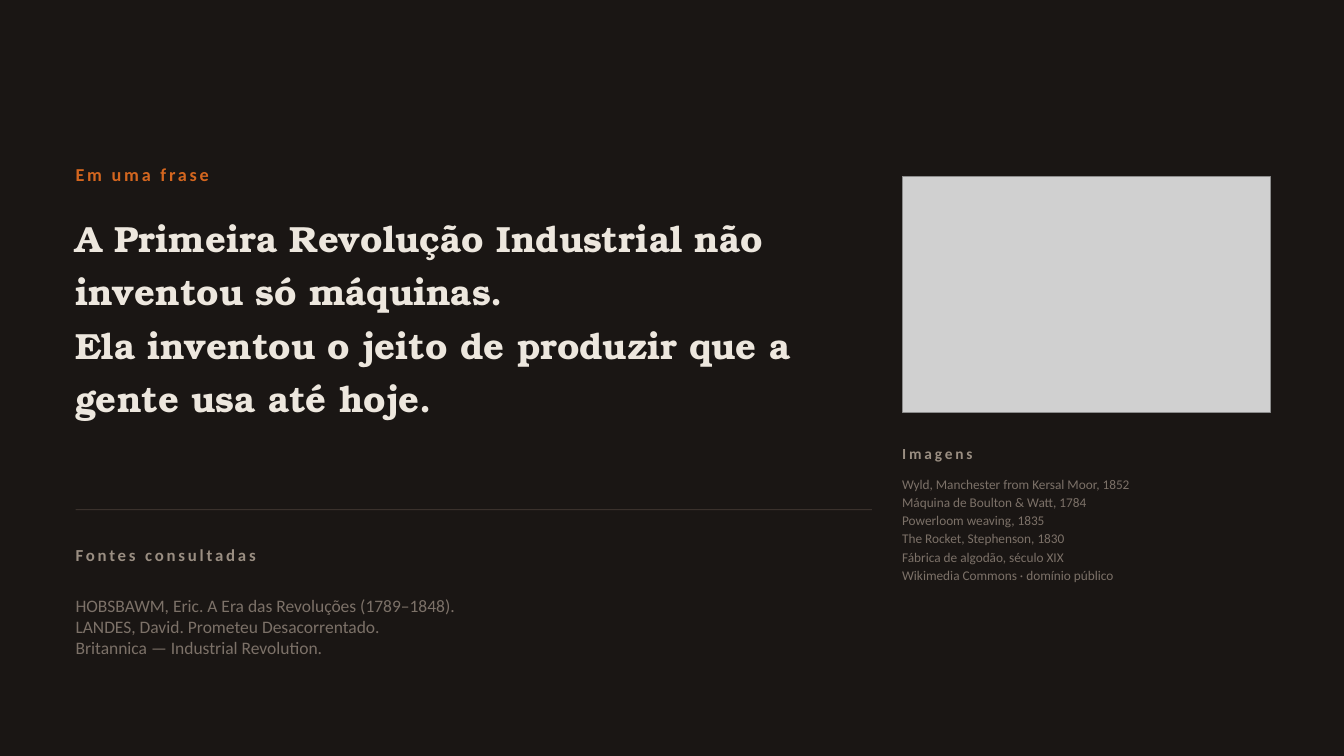
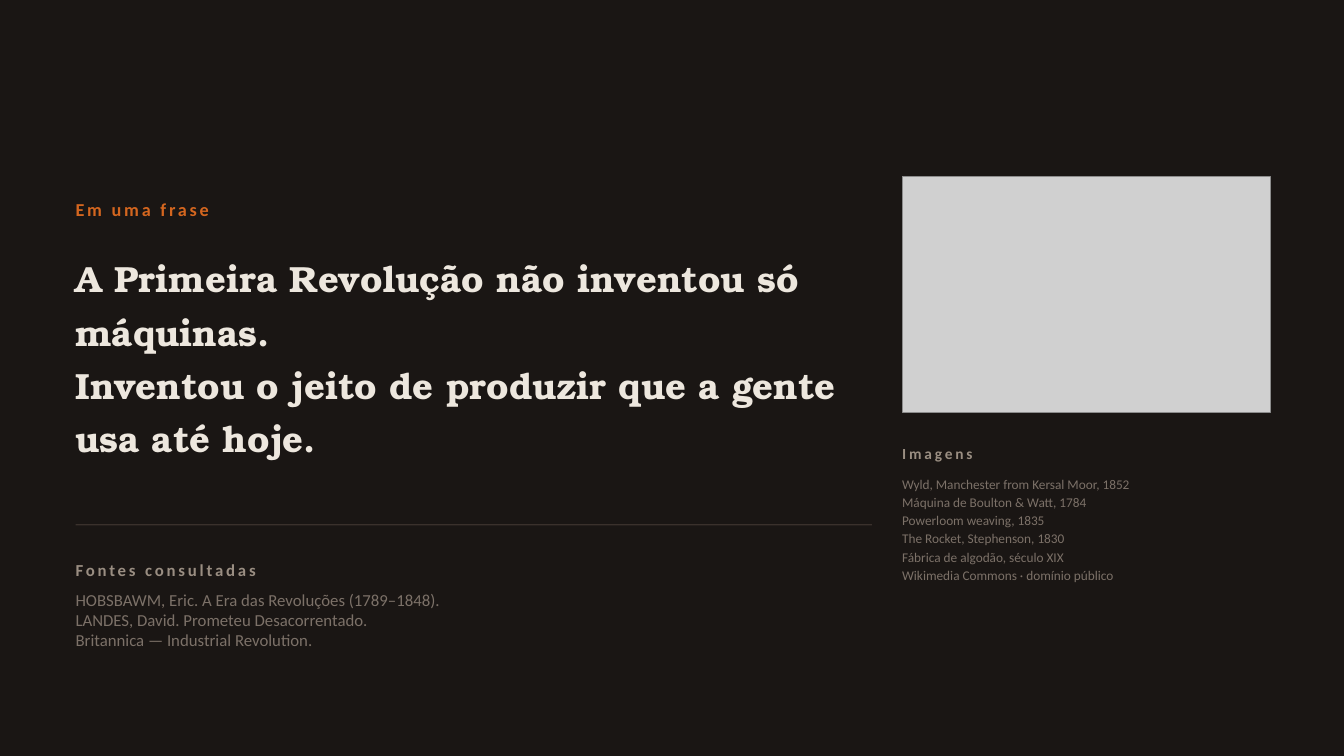
Before and after one commit to guirab734/industry, a slide deck: slide 10 of docs/primeira-revolucao-industrial.pptx (slide 12 before the commit). Drawn at 1344x756 pixels with LibreOffice and Linux fonts; fonts in the diff are those of the drawing; grey boxes stand for pictures. Boxes give left, top, right and bottom in pixels: in the first picture for what was removed or moved away, otherwise in the second. Text is boxed around its words. In the diff, an @@ line names an element or a change of style, - is before the commit and + after.

```diff
--- a/docs/primeira-revolucao-industrial.pptx
+++ b/docs/primeira-revolucao-industrial.pptx
@@ text "Em uma frase": place and size @@
-text "Em uma frase" at box(76, 168, 208, 181)
+text "Em uma frase" at box(76, 203, 208, 216)
@@ text at box(76, 264, 836, 461): text changed @@
-A Primeira Revolução Industrial não inventou só máquinas.
-Ela inventou o jeito de produzir que a gente usa até hoje.
+A Primeira Revolução não inventou só máquinas.
+Inventou o jeito de produzir que a gente usa até hoje.
@@ rectangle: place and size @@
-rectangle at box(76, 509, 872, 510)
+rectangle at box(76, 524, 872, 525)
@@ text "Fontes consultadas": place and size @@
-text "Fontes consultadas" at box(76, 549, 256, 561)
+text "Fontes consultadas" at box(76, 564, 256, 576)
@@ text "HOBSBAWM, Eric. A Era das ..." at box(76, 594, 440, 646): size 12.5 to 12 pt; vertical alignment middle to top @@
```
Also in this commit, not shown: 5 other slides changed, 3 slides added, 5 slides removed.
